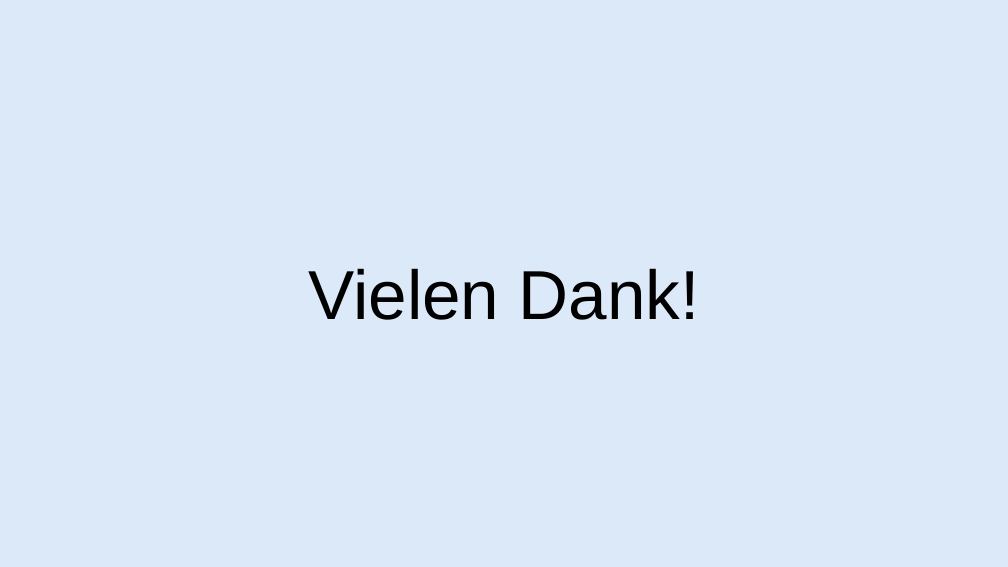
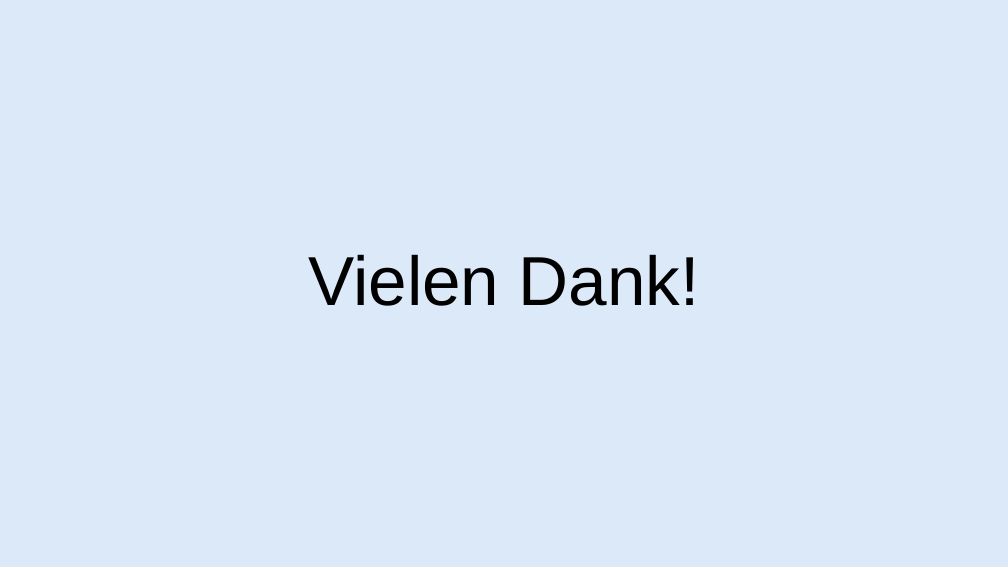
Before and after one commit to TheCodear/PSE-eonum-docrepo, a slide deck: slide 9 of meetings/PräsentationPoc.pptx (slide 5 before the commit). Drawn at 1008x567 pixels with LibreOffice and Linux fonts; fonts in the diff are those of the drawing; background and template pictures are left out. Boxes give left, top, right and bottom in pixels: in the first picture for what was removed or moved away, otherwise in the second. Text is boxed around its words. In the diff, an @@ line names an element or a change of style, - is before the commit and + after.

```diff
--- a/meetings/PräsentationPoc.pptx
+++ b/meetings/PräsentationPoc.pptx
@@ subtitle "Vielen Dank!": place and size @@
-subtitle "Vielen Dank!" at box(308, 268, 700, 320)
+subtitle "Vielen Dank!" at box(308, 254, 700, 306)
```
Also in this commit, not shown: 2 other slides changed, 4 slides added.
